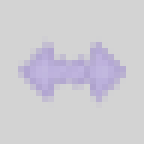
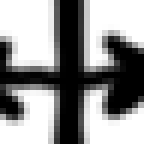
Comparing the layer stacks of the two (144, 144) images. Changes:
added layer "Layer 3" above "Layer 1" over [0, 0, 144, 144]
added layer "Layer 1" above "Layer 3 copy 2" over [0, 0, 144, 144]
added layer "Layer 3 copy 2" above "Layer 3 copy" over [0, 0, 144, 144]
added layer "Layer 3 copy" above "scale in" over [0, 66, 120, 144]
